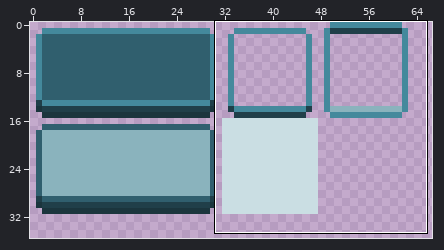
Edited in one commit: pixel-art file (res/style.ase). The first picture is a wide view before the edit; the outline marks the close-up.
Close-up. The starting point:
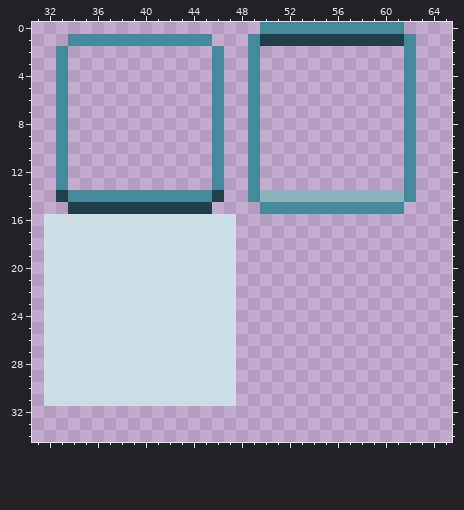
128x128 pixels, 1 frame. Shown: x 31..65, y 0..34. The wide view leaves out empty margins.
The result:
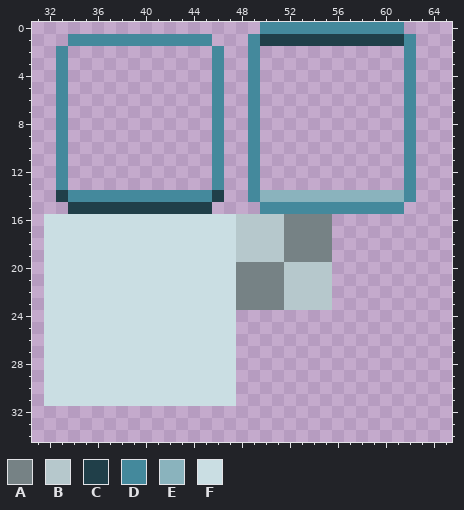
Palette (. is transparent): A #768285  B #b6c8cc  C #203f49  D #44899c  E #8ab3bd  F #cadee3
Author's note on the commit: Add backgroud texture
Change:
There is now colour A in rows 16 to 19 at x 52 to 55; in rows 20 to 23 at x 48 to 51.
There is now colour B in rows 16 to 19 at x 48 to 51; in rows 20 to 23 at x 52 to 55.
Where, in picture pixels (left, top, right, bottom), the same in both close-ups:
added: (236, 214, 332, 310)
